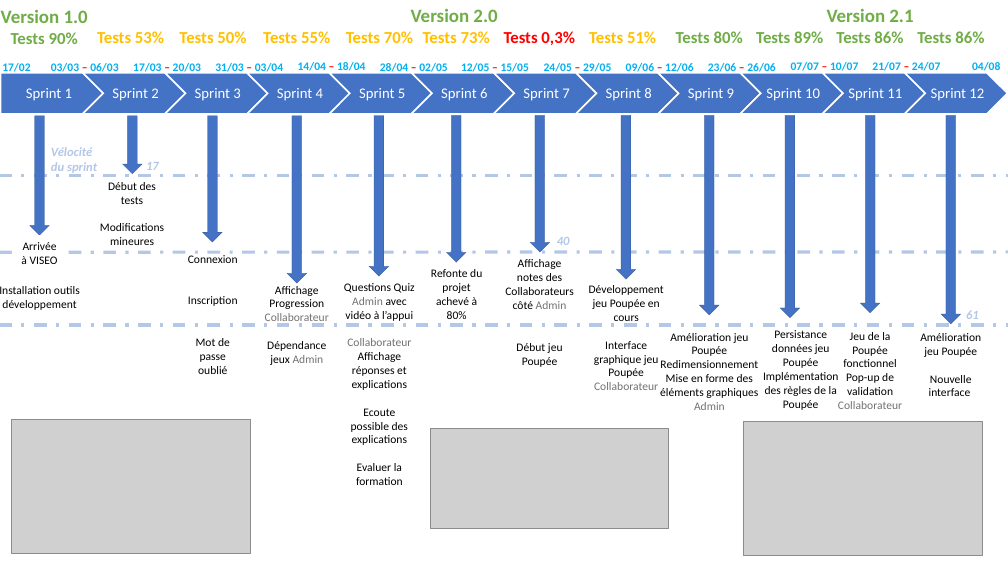
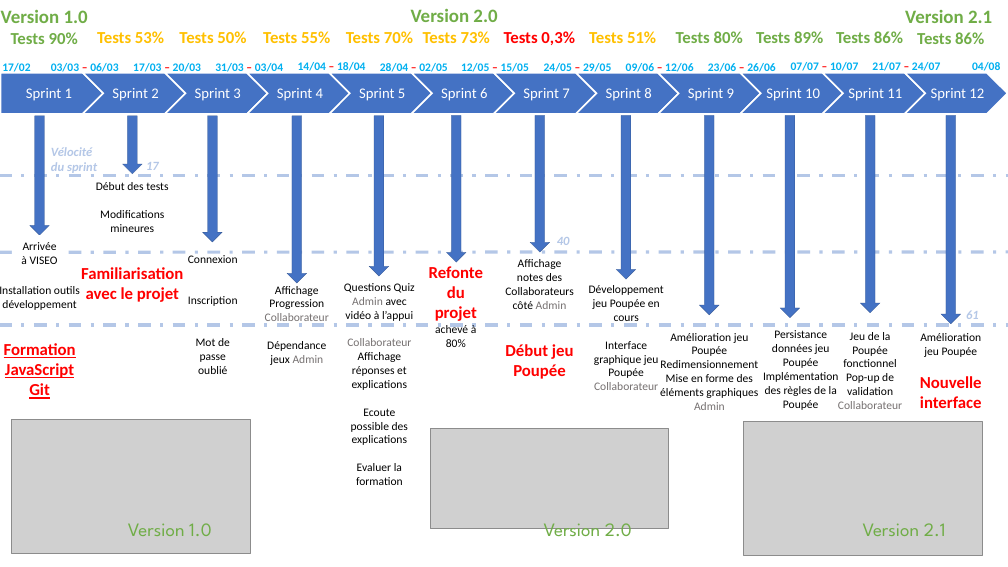
Before and after one commit to fraucred/CV, a slide deck: slide 1 of Planning prévisionnel.pptx. Drawn at 1008x567 pixels with LibreOffice and Linux fonts; fonts in the diff are those of the drawing; grey boxes stand for pictures. Boxes give left, top, right and bottom in pixels: in the first picture for what was removed or moved away, otherwise in the second. Text is boxed around its words. In the diff, an @@ line names an element or a change of style, - is before the commit and + after.

Commit message:
Mémoire : début résumé anglais

```diff
--- a/Planning prévisionnel.pptx
+++ b/Planning prévisionnel.pptx
@@ text "Version 2.1": place and size @@
-text "Version 2.1" at bbox=[917, 31, 984, 43]
+text "Version 2.1" at bbox=[905, 10, 992, 44]
@@ text at bbox=[905, 10, 992, 23]: paragraph added @@
+Version 2.1
@@ text at bbox=[836, 31, 903, 43]: text changed; size 18 to 16 pt @@
-Version 2.1
-Tests 86%
+Tests 86%
@@ text "Début des tests": place and size @@
-text "Début des tests" at bbox=[100, 182, 164, 245]
+text "Début des tests" at bbox=[81, 182, 183, 302]
@@ text at bbox=[81, 267, 183, 302]: paragraph added @@
+Familiarisation avec le projet
@@ text "Refonte du projet achevé à ..." at bbox=[429, 266, 483, 347]: size 11 to 16 pt, text colour #000000 to #FF0000, bold on in "Refonte du projet" @@
@@ text at bbox=[4, 343, 76, 399]: paragraph added @@
+Formation JavaScript Git
@@ text at bbox=[505, 344, 574, 379]: size 11 to 16 pt, text colour #000000 to #FF0000, bold on in "Début jeu Poupée" @@
@@ text at bbox=[920, 376, 982, 408]: size 11 to 16 pt, text colour #000000 to #FF0000, bold on in "Nouvelle interface" @@
@@ text added at bbox=[128, 523, 212, 536], 18 pt, text #70AD47 @@
+Version 1.0
@@ text added at bbox=[544, 523, 632, 542], 18 pt, text #70AD47 @@
+Version 2.0
@@ text added at bbox=[863, 523, 946, 536], 18 pt, text #70AD47 @@
+Version 2.1
```
Also in this commit, not shown: 2 other files.
